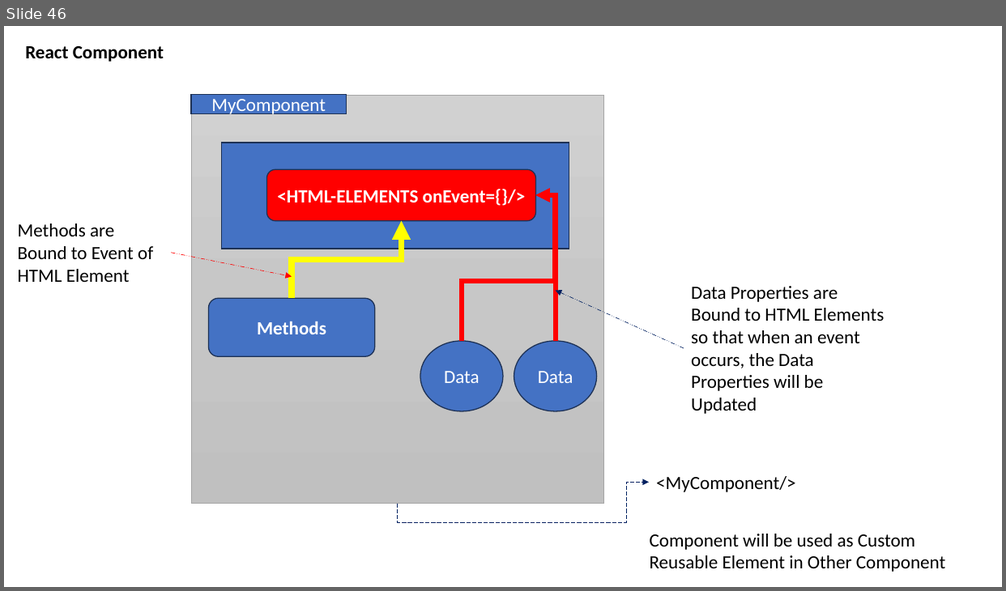
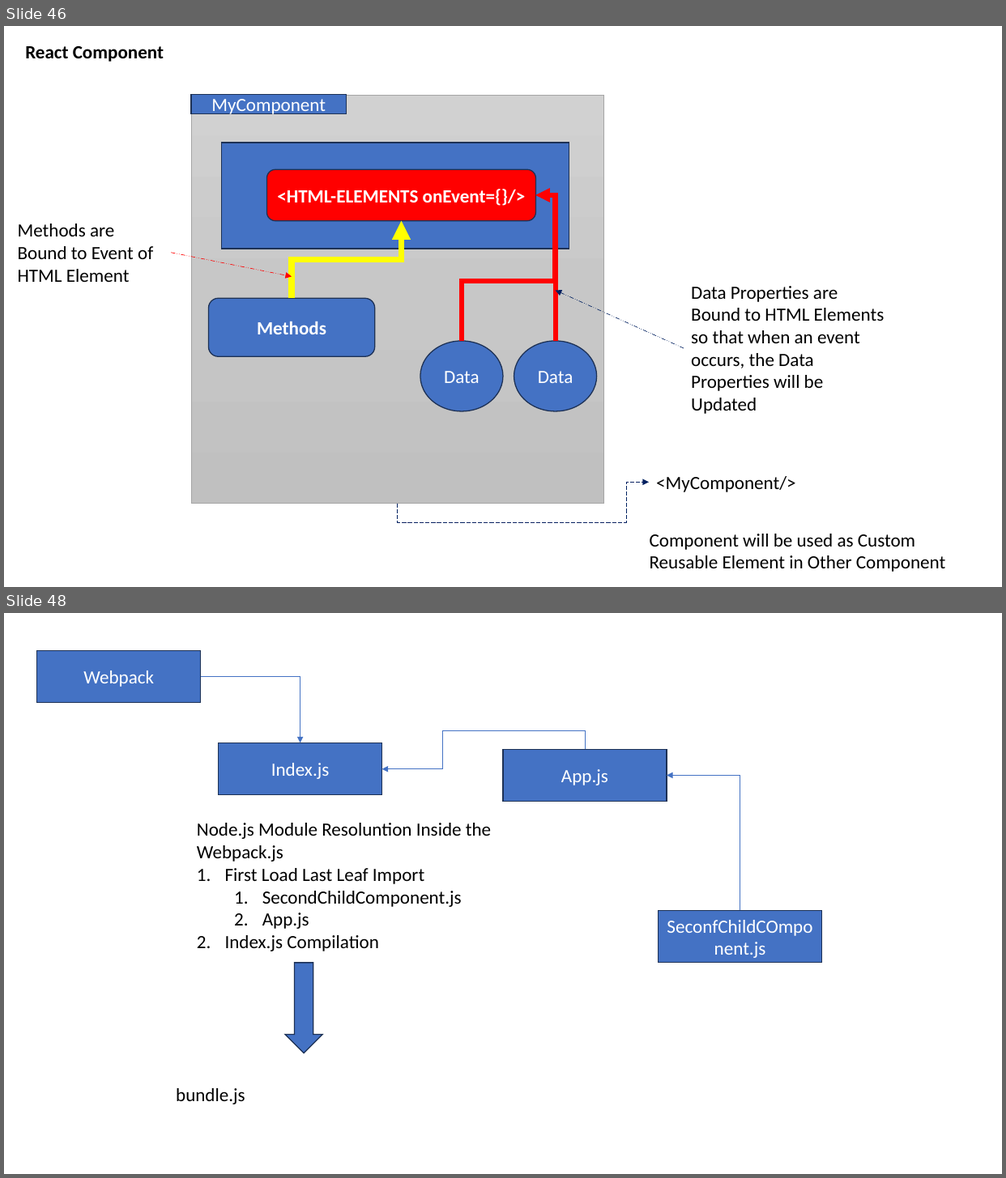
Before and after one commit to maheshsabnis/ugam, a slide deck: Training_Presentetions.pptx. Shown one above the other, each under a label of ours: slide 46 before the commit, slides 46 and 48 after it; the slides between them are not shown. The pictures are 1006x591 and 1006x1178 pixels, drawn with LibreOffice and Linux fonts; fonts in the diff are those of the drawing. Boxes give left, top, right and bottom in pixels: in the first picture for what was removed or moved away, otherwise in the second. Text is boxed around its words. In the diff, an @@ line names an element or a change of style, - is before the commit and + after.

```diff
--- a/Training_Presentetions.pptx
+++ b/Training_Presentetions.pptx
@@ slide 48 added at [4, 613, 1002, 1174], background #FFFFFF @@
@@ rectangle added at [37, 650, 201, 703], fill #4472C4, outline #1E3256 1 pt, 18 pt, text #FFFFFF @@
+Webpack
@@ elbow arrow added from (201, 677) to (300, 743), #4472C4 0.5 pt @@
@@ elbow arrow added from (585, 749) to (382, 769), #4472C4 0.5 pt @@
@@ rectangle added at [218, 743, 382, 796], fill #4472C4, outline #1E3256 1 pt, 18 pt, text #FFFFFF @@
+Index.js
@@ rectangle added at [503, 749, 667, 802], fill #4472C4, outline #1E3256 1 pt, 18 pt, text #FFFFFF @@
+App.js
@@ elbow arrow added from (740, 911) to (667, 776), #4472C4 0.5 pt @@
@@ text added at [197, 823, 491, 952], 18 pt, text #000000 @@
+Node.js Module Resoluntion Inside the Webpack.js
+1. First Load Last Leaf Import
+  1. SecondChildComponent.js
+  2. App.js
+2. Index.js Compilation
@@ rectangle added at [658, 911, 822, 964], fill #4472C4, outline #1E3256 1 pt, 18 pt, text #FFFFFF @@
+SeconfChildCOmponent.js
@@ down arrow added at [286, 963, 323, 1053], fill #4472C4, outline #1E3256 1 pt @@
@@ text added at [176, 1088, 245, 1105], 18 pt, text #000000 @@
+bundle.js
```
Also in this commit, not shown: 1 other slide added, 26 other files.
